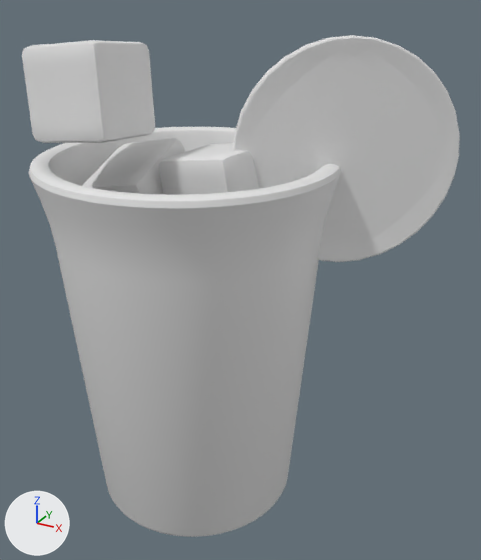
The OBJ model public/assets/drink-baked/blog0058.obj: old version first, new version second.
Camera for both pictures: a 50 mm camera at (3.43, -5.21, 5.15) aimed at (0.51, 0.09, 2.5). The axes (+X, +Y, +Z) are drawn at lower left. The lights are the same throughout. The first picture is the older version. Where no turn or scale is listed for an object, it has been applied to the vertices.
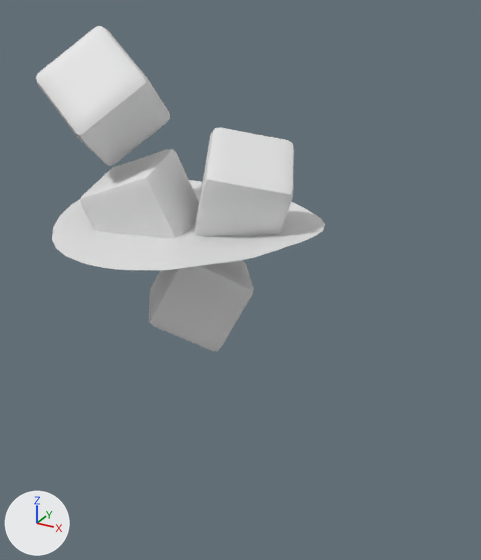
Where the change shows, as pixel boxes [x1, y1, x2, y2] in the pictures (481 x 560 px; the box of a moved part takes in the faces that stretch with it):
'Cylinder', deleted
    before: [29, 127, 341, 537]
'Circle.001', deleted
    before: [233, 35, 460, 262]
'Cube.003', reshaped (36% taller)
    before: [22, 40, 155, 143]
    after: [36, 26, 170, 166]
'Cube.002', reshaped
    before: [159, 143, 259, 195]
    after: [194, 127, 294, 237]
'Cube.001', reshaped
    before: [82, 138, 186, 194]
    after: [80, 149, 199, 238]
part 1 of me_cube, moved or reshaped (not visible before)
    after: [149, 260, 254, 351]
part 5 of me_plane, moved or reshaped (not visible before)
    after: [52, 180, 325, 270]

The change in detail:
me_cube is used by ob_cube; location (0.0, 0.0, 0.0).
me_cube had 386 vertices, 384 faces and spanned x -0.628..0.65, y -0.625..0.62, z 1.798..2.879.
me_cube now has 386 vertices, 384 faces and spans x -0.566..0.684, y -0.552..0.635, z 1.777..2.814.
me_cube part 1: the whole mesh is multiplied about its middle by the matrix ((-0.952, -0.298, 0.076), (-0.033, 0.345, 0.938), (-0.305, 0.89, -0.338)), then moved by (0.048, 0.044, -0.043).
me_cube_001 is used by ob_cube_001; location (0.0, 0.0, 0.0).
me_cube_001 had 386 vertices, 384 faces and spanned x -0.945..-0.015, y -0.559..0.492, z 2.704..3.816.
me_cube_001 now has 386 vertices, 384 faces and spans x -0.994..0.105, y -0.645..0.385, z 2.631..3.692.
me_cube_001 part 2: the whole mesh is multiplied about its middle by the matrix ((0.961, -0.198, -0.194), (0.24, 0.945, 0.221), (0.14, -0.259, 0.956)), then moved by (0.036, -0.096, -0.099).
me_cube_002 is used by ob_cube_002; location (0.0, 0.0, 0.0).
me_cube_002 had 386 vertices, 384 faces and spanned x -0.114..0.867, y -0.457..0.431, z 2.943..3.855.
me_cube_002 now has 386 vertices, 384 faces and spans x -0.093..1.087, y -0.4..0.788, z 2.825..3.944.
me_cube_002 part 3: the whole mesh is multiplied about its middle by the matrix ((0.173, -0.891, 0.419), (-0.212, -0.449, -0.868), (0.962, 0.061, -0.267)), then moved by (0.121, 0.207, -0.015).
me_cube_003 is used by ob_cube_003; location (0.0, 0.0, 0.0).
me_cube_003 had 386 vertices, 384 faces and spanned x -1.054..-0.171, y -1.007..-0.129, z 3.854..4.763.
me_cube_003 now has 386 vertices, 384 faces and spans x -1.366..-0.177, y -0.778..0.387, z 3.552..4.836.
me_cube_003 part 4: the whole mesh is multiplied about its middle by the matrix ((0.654, -0.275, -0.705), (0.533, 0.828, 0.171), (0.537, -0.488, 0.688)), then moved by (-0.159, 0.373, -0.115).
me_plane is used by ob_plane; location (0.0, 0.0, 0.0).
me_plane had 252 vertices, 74 faces and spanned x -1.31..1.31, y -1.3..1.3, z 3.0..3.16.
me_plane now has 214 vertices, 157 faces and spans x -1.31..1.31, y -1.31..1.31, z 3.0..3.15.
me_plane part 5: 6 vertices moved within x -1.21..1.21, y -1.3..1.3, z 3.03..3.13; 200 vertices removed from x -1.31..1.31, y -1.3..1.3, z 3.0..3.16; 162 vertices added at x -1.29..1.29, y -1.31..1.31, z 3.0..3.15.
Object 'Circle.001' (ob_circle_001) is deleted.
Object 'Cylinder' (ob_cylinder) is deleted.
